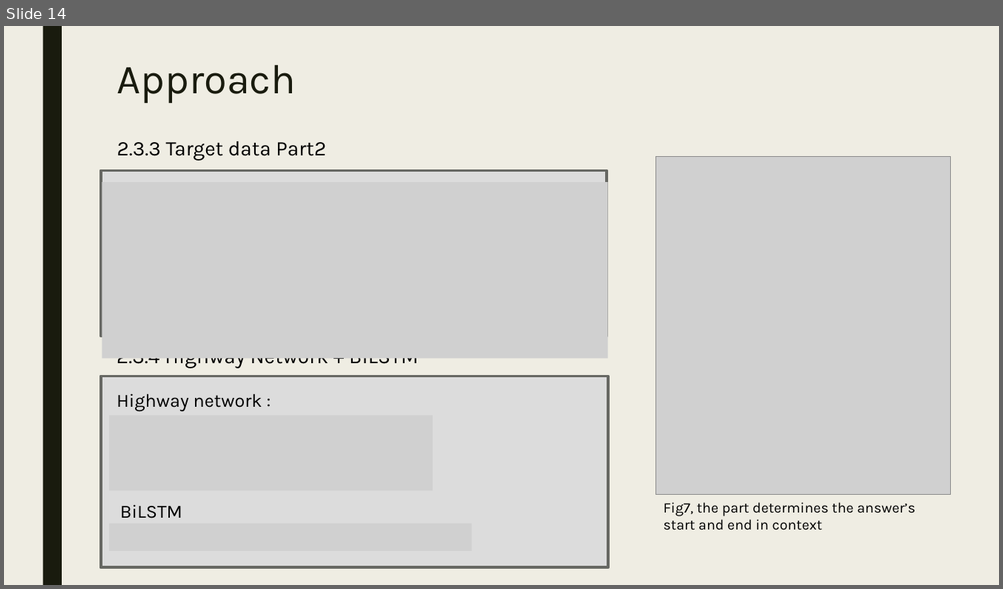
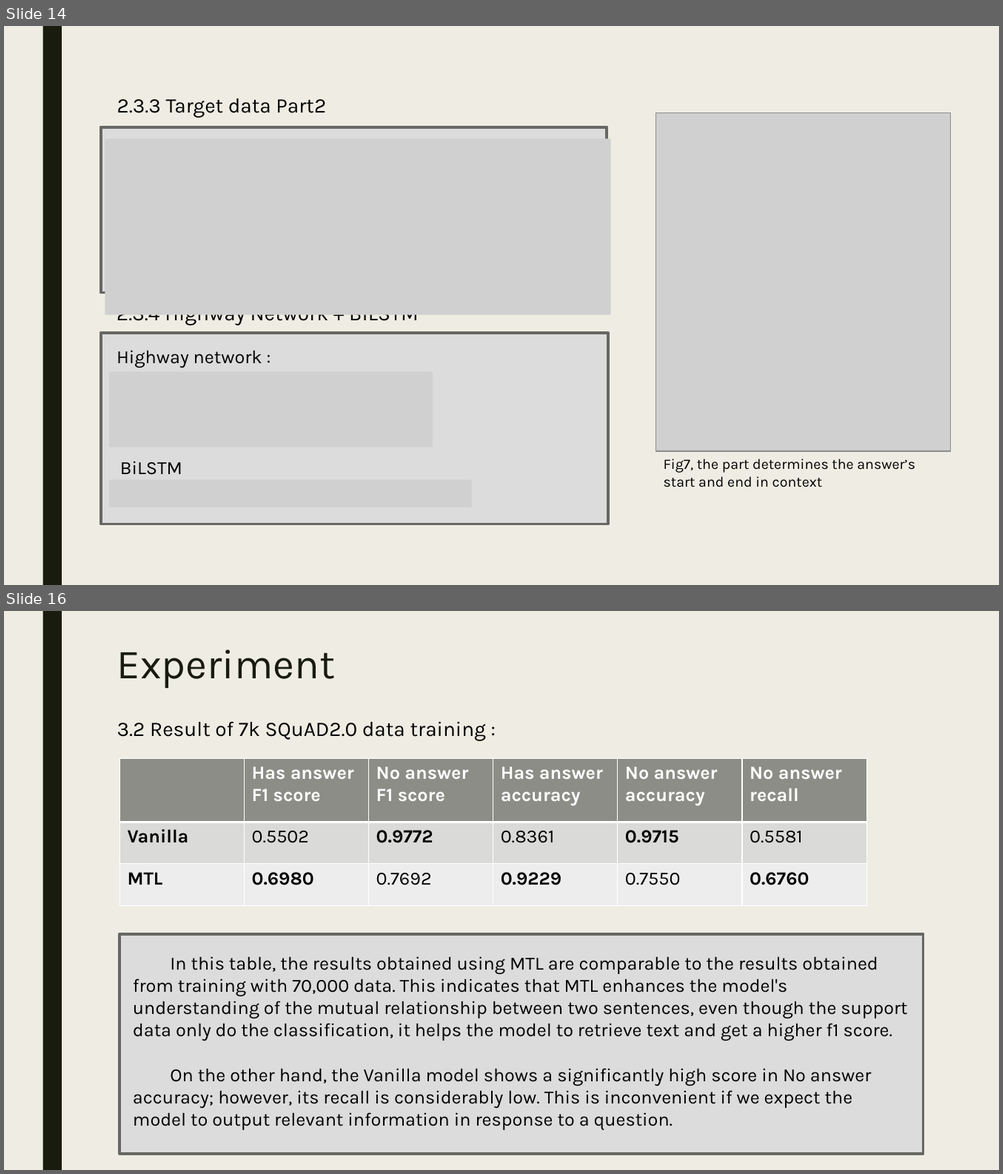
Before and after one commit to wangjasonx62301/How-multitasking-benefits-QA-Retrieval, a slide deck: Temp_2.pptx. Shown one above the other, each under a label of ours: slide 14 before the commit, slides 14 and 16 after it; the slides between them are not shown. The pictures are 1003x589 and 1003x1174 pixels, drawn with LibreOffice and Linux fonts; fonts in the diff are those of the drawing; grey boxes stand for pictures. Boxes give left, top, right and bottom in pixels: in the first picture for what was removed or moved away, otherwise in the second. Text is boxed around its words. In the diff, an @@ line names an element or a change of style, - is before the commit and + after.

```diff
--- a/Temp_2.pptx
+++ b/Temp_2.pptx
@@ slide 16 added at (x1=4, y1=611, x2=999, y2=1170), background #EFEDE3; not listed: 1 template element that a slide beside it also shows @@
@@ title added at (x1=117, y1=649, x2=335, y2=688), 40 pt, text #191B0E @@
+Experiment
@@ text added at (x1=117, y1=721, x2=486, y2=741), 20 pt, text #000000 @@
+3.2 Result of 7k SQuAD2.0 data training :
@@ table added at (x1=119, y1=759, x2=743, y2=906), 3 rows, 5 columns @@
+ | Has answer / F1 score | No answer / F1 score | Has answer accuracy | No answer accuracy
+Vanilla | 0.5502 | 0.9772 | 0.8361 | 0.9715
+MTL | 0.6980 | 0.7692 | 0.9229 | 0.7550
@@ table added at (x1=742, y1=759, x2=867, y2=906), 3 rows, 1 columns @@
+No answer / recall
+0.5581
+0.6760
@@ rectangle added at (x1=119, y1=934, x2=923, y2=1154), fill #DCDCDC, outline #686863 2.75 pt @@
@@ text added at (x1=133, y1=957, x2=907, y2=1130), 18 pt, text #000000 @@
+In this table, the results obtained using MTL are comparable to the results obtained from training with 70,000 data. This indicates that MTL enhances the model's understanding of the mutual relationship between two sentences, even though the support data only do the classification, it helps the model to retrieve text and get a higher f1 score.
+On the other hand, the Vanilla model shows a significantly high score in No answer accuracy; however, its recall is considerably low. This is inconvenient if we expect the model to output relevant information in response to a question.
@@ slide 14 changed as well @@
@@ title removed at (x1=117, y1=65, x2=296, y2=103) @@
-Approach
@@ picture moved from (x1=102, y1=182, x2=608, y2=358) to (x1=105, y1=138, x2=611, y2=315) @@
@@ 5 texts, 2 pictures, 2 rectangles moved together from (x1=101, y1=141, x2=950, y2=568) to (x1=101, y1=99, x2=950, y2=525) @@
@@ picture added at (x1=109, y1=480, x2=472, y2=508) @@
@@ picture removed at (x1=109, y1=524, x2=472, y2=551) @@
```
Also in this commit, not shown: 13 other slides changed, 5 other slides added, 2 slides removed, 5 other files.
